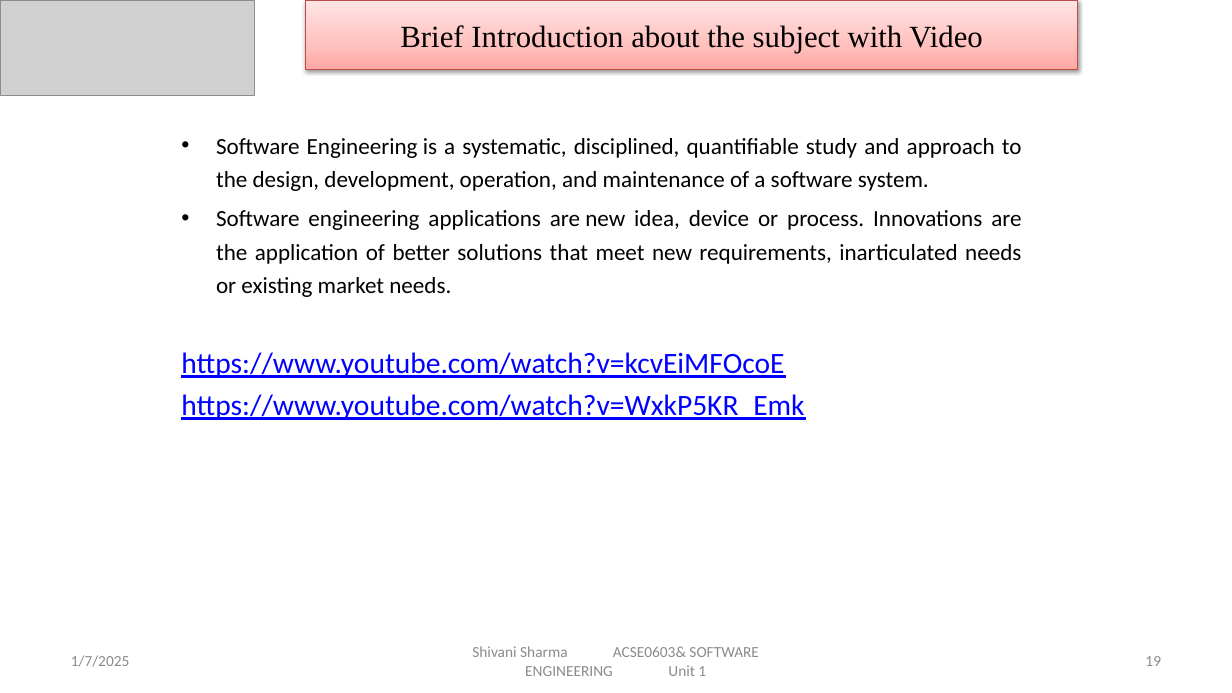
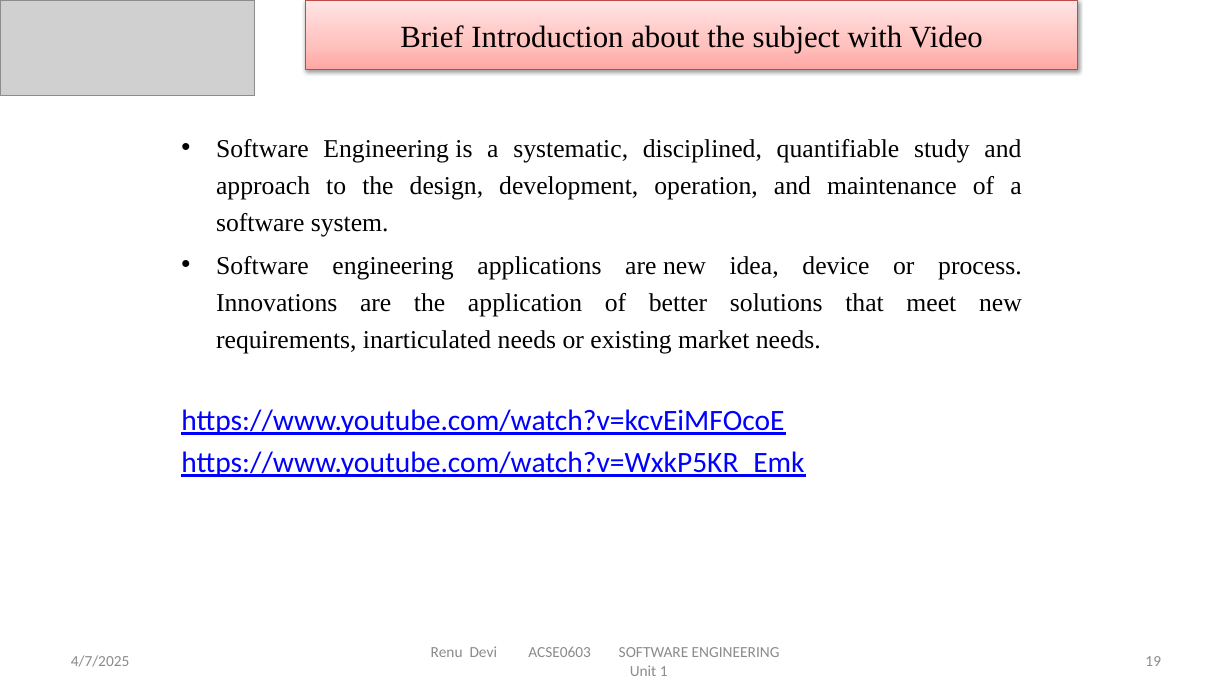
Before and after one commit to DevGoyalG/NIET-Study-Material, a slide deck: slide 19 of CSE (Artificial Intelligence and Machine Learning)/Third Year/Sixth Semester/PPTs/Software Engineering/SE - Unit 1.pptx. Drawn at 1232x693 pixels with LibreOffice and Linux fonts; fonts in the diff are those of the drawing; grey boxes stand for pictures. Boxes give left, top, right and bottom in pixels: in the first picture for what was removed or moved away, otherwise in the second. Text is boxed around its words. In the diff, an @@ line names an element or a change of style, - is before the commit and + after.

```diff
--- a/CSE (Artificial Intelligence and Machine Learning)/Third Year/Sixth Semester/PPTs/Software Engineering/SE - Unit 1.pptx
+++ b/CSE (Artificial Intelligence and Machine Learning)/Third Year/Sixth Semester/PPTs/Software Engineering/SE - Unit 1.pptx
@@ text at bbox=[216, 139, 1022, 353]: size 18 to 20 pt, font Calibri to Times New Roman in "Software Engineering is a systematic, disciplined, quantifia ...", "Software engineering applications are new idea, device ..." @@
@@ text at bbox=[71, 655, 130, 667]: text changed @@
-1/7/2025
+4/7/2025
@@ text at bbox=[431, 646, 780, 676]: text changed @@
-Shivani Sharma ACSE0603& SOFTWARE ENGINEERING Unit 1
+Renu Devi ACSE0603 SOFTWARE ENGINEERING Unit 1
```
Also in this commit, not shown: 132 other slides changed, 8 slides added, 4 slides removed, 4 other files.
